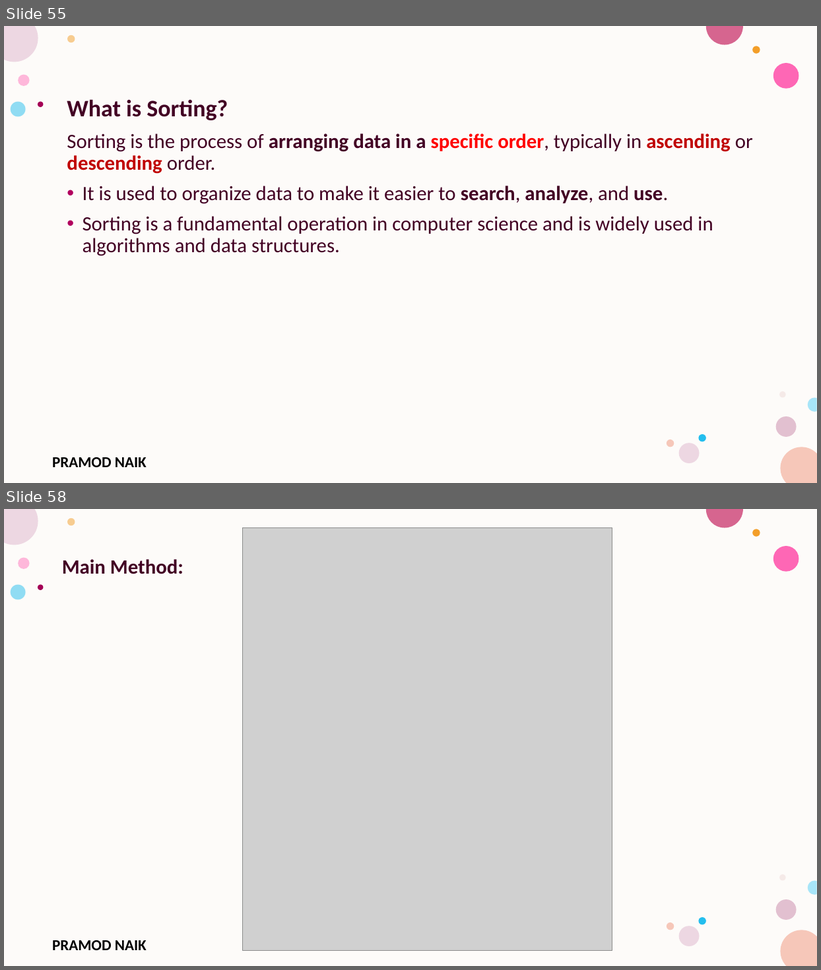
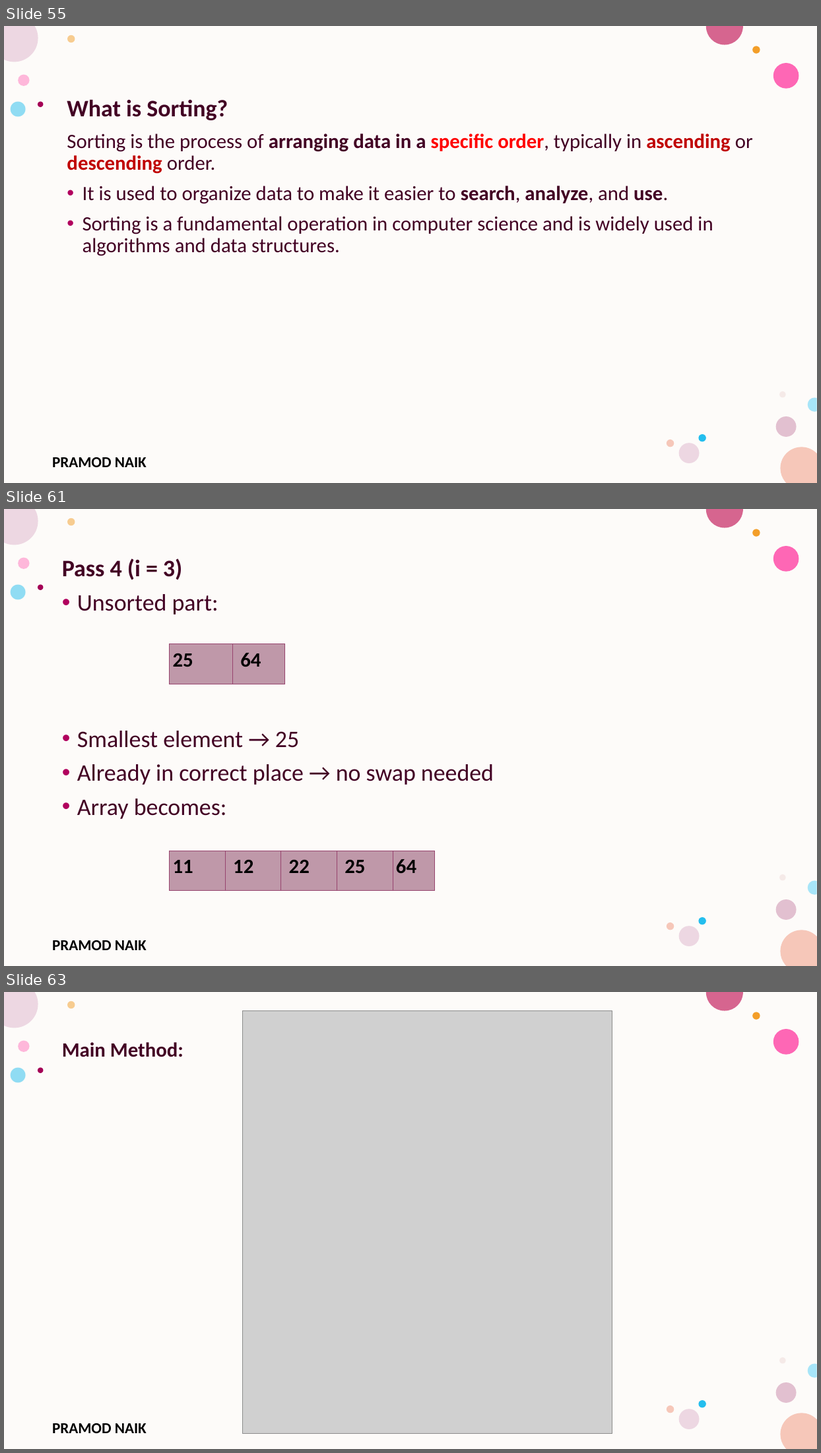
Before and after one commit to PRAMODNAIK-DEV/MCA-1st-Sem-Shridevi-College-Nov-2025, a slide deck: Theory Class-Notes/Unit-2 Arrays and Strings.pptx. Shown one above the other, each under a label of ours: slides 55 and 58 before the commit, slides 55, 61 and 63 after it; the slides between them are not shown. The pictures are 821x970 and 821x1453 pixels, drawn with LibreOffice and Linux fonts; fonts in the diff are those of the drawing; grey boxes stand for pictures; background and template pictures are left out. Boxes give left, top, right and bottom in pixels: in the first picture for what was removed or moved away, otherwise in the second. Text is boxed around its words. In the diff, an @@ line names an element or a change of style, - is before the commit and + after.

```diff
--- a/Theory Class-Notes/Unit-2 Arrays and Strings.pptx
+++ b/Theory Class-Notes/Unit-2 Arrays and Strings.pptx
@@ slide 61 added at bbox=[4, 509, 817, 966], background #FFFFFF; not listed: 17 template elements that a slide beside it also shows @@
@@ text added at bbox=[62, 559, 494, 819], 28 pt, text #420023 @@
+Pass 4 (i = 3)
+• Unsorted part:
+• Smallest element → 25
+• Already in correct place → no swap needed
+• Array becomes:
@@ table added at bbox=[169, 644, 285, 685], 1 rows, 2 columns @@
+25 | 64
@@ table added at bbox=[169, 851, 436, 891], 1 rows, 5 columns @@
+11 | 12 | 22 | 25 | 64
@@ what was slide 58 is now slide 63 @@
```
Also in this commit, not shown: 1 slide changed, 11 other slides added, 1 slide removed, 1 other file.
